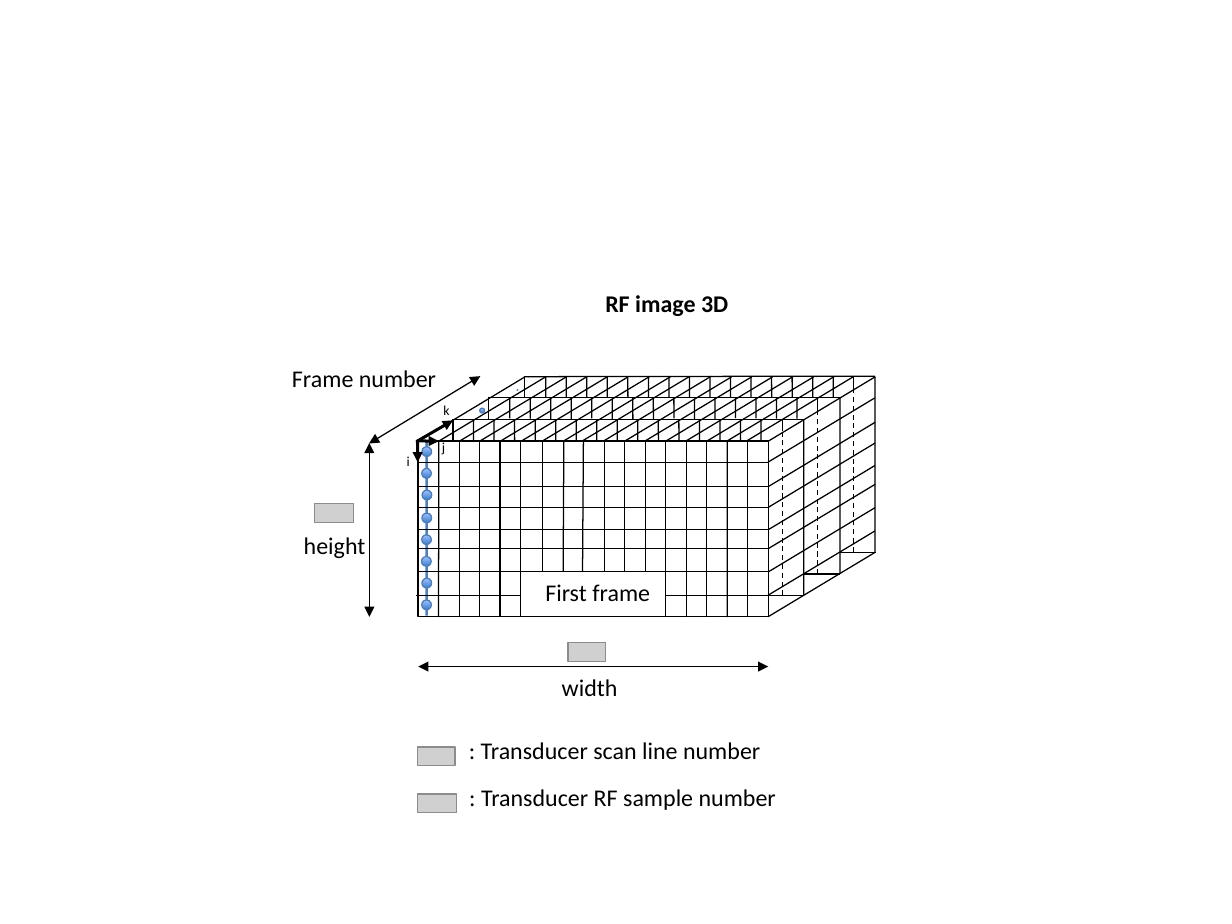
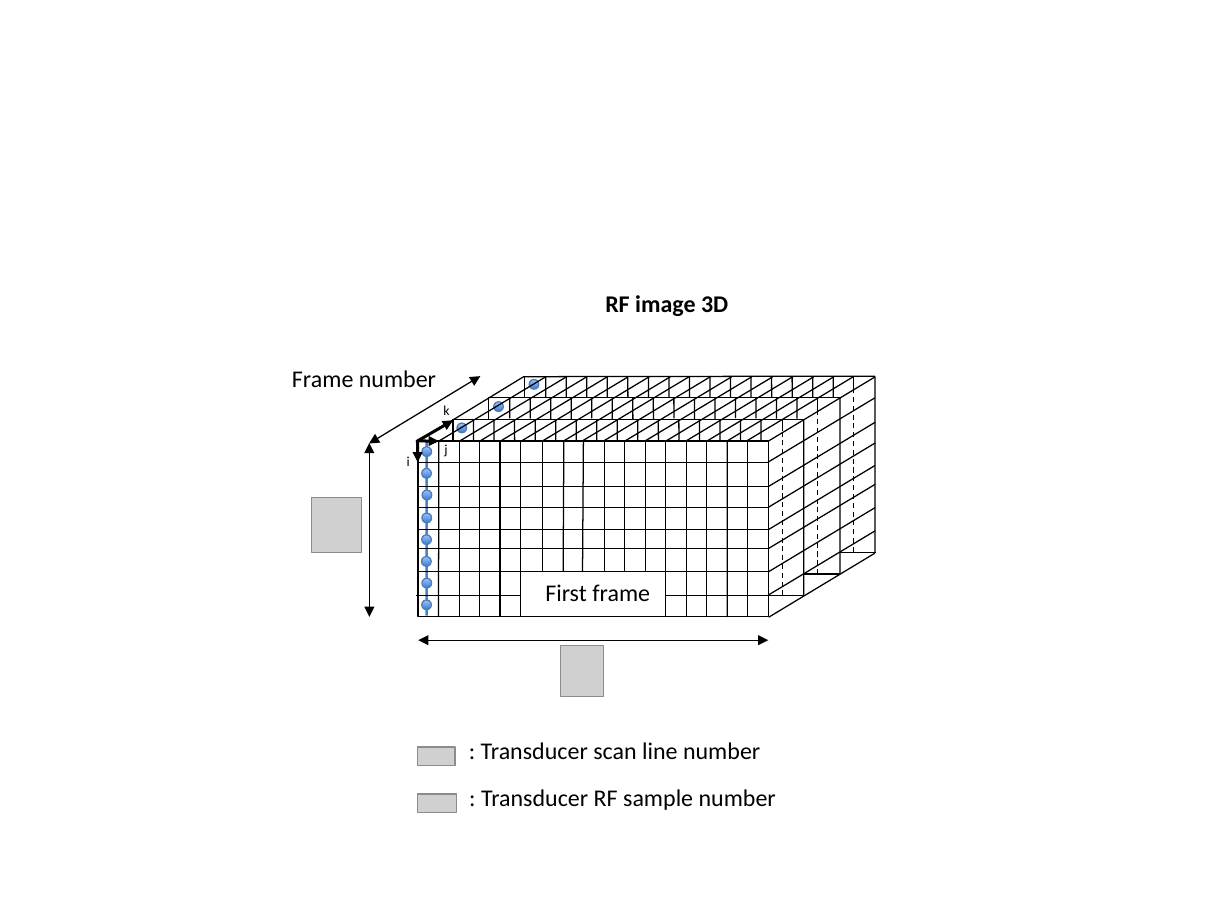
Before and after one commit to lagadic/ustk, a slide deck: slide 6 of doc/image/img-usProbeSettings.pptx. Drawn at 1232x924 pixels with LibreOffice and Linux fonts; fonts in the diff are those of the drawing; grey boxes stand for pictures. Boxes give left, top, right and bottom in pixels: in the first picture for what was removed or moved away, otherwise in the second. Text is boxed around its words. In the diff, an @@ line names an element or a change of style, - is before the commit and + after.

```diff
--- a/doc/image/img-usProbeSettings.pptx
+++ b/doc/image/img-usProbeSettings.pptx
@@ ellipse: place and size @@
-ellipse at (517, 389, 517, 389)
+ellipse at (530, 379, 540, 389)
@@ ellipse: place and size @@
-ellipse at (479, 408, 484, 413)
+ellipse at (494, 402, 504, 411)
@@ text "j": place and size @@
-text "j" at (442, 440, 445, 454)
+text "j" at (444, 445, 447, 457)
@@ ellipse added at (457, 423, 467, 432), fill gradient #3F80CE to #A4C4FF, outline #4B7EBC 0.75 pt @@
@@ picture added at (312, 498, 361, 552) @@
@@ group removed at (304, 504, 618, 696): 2 pictures, 2 texts @@
-width
-height
@@ double arrow moved from (769, 667) - (419, 667) to (769, 641) - (419, 641) @@
@@ picture added at (561, 646, 604, 697) @@
```
Also in this commit, not shown: 6 other slides changed, 10 other files.
